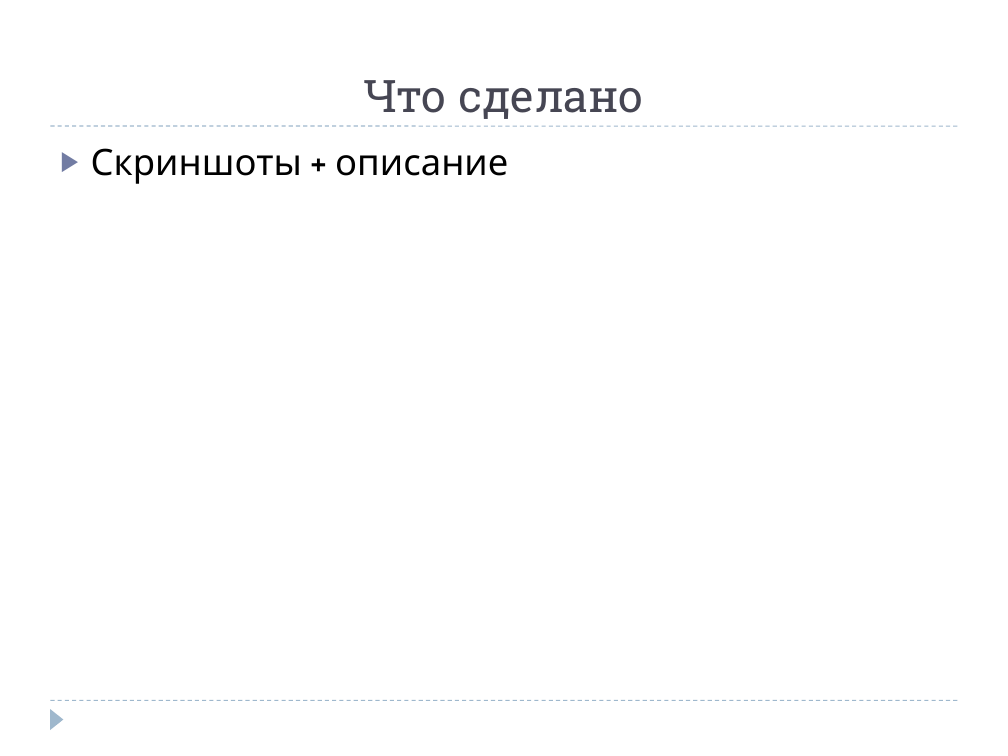
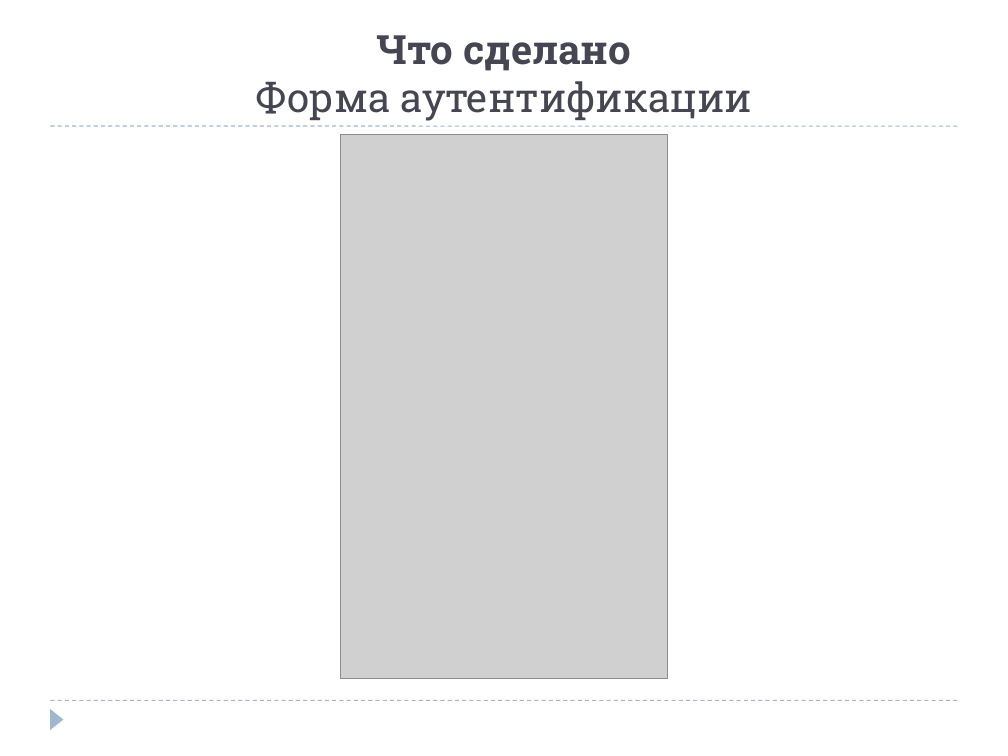
Before and after one commit to Balkonskii/Diplom, a slide deck: slide 9 of Разработка приложения «Карта развития ребенка» под.pptx (slide 10 before the commit). Drawn at 1008x756 pixels with LibreOffice and Linux fonts; fonts in the diff are those of the drawing; grey boxes stand for pictures. Boxes give left, top, right and bottom in pixels: in the first picture for what was removed or moved away, otherwise in the second. Text is boxed around its words. In the diff, an @@ line names an element or a change of style, - is before the commit and + after.

```diff
--- a/Разработка приложения «Карта развития ребенка» под.pptx
+++ b/Разработка приложения «Карта развития ребенка» под.pptx
@@ title at (256,35,752,121): text changed; size 32 to 28.8 pt @@
-Что сделано
+Что сделано
+Форма аутентификации
@@ text removed at (91,148,508,184) @@
-▶ Скриншоты + описание
@@ picture added at (341,134,667,678) @@
```
Also in this commit, not shown: 5 slides added, 3 other files.
